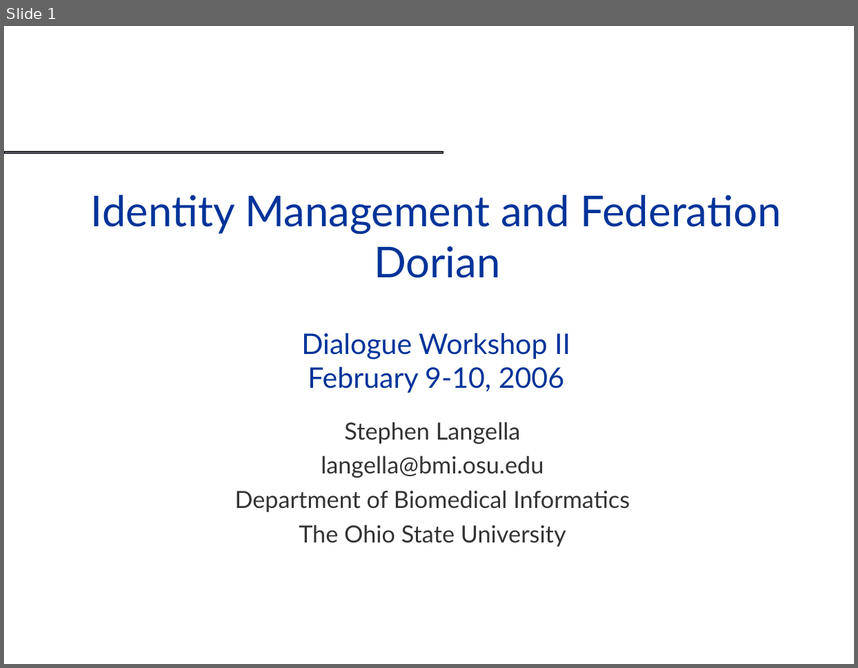
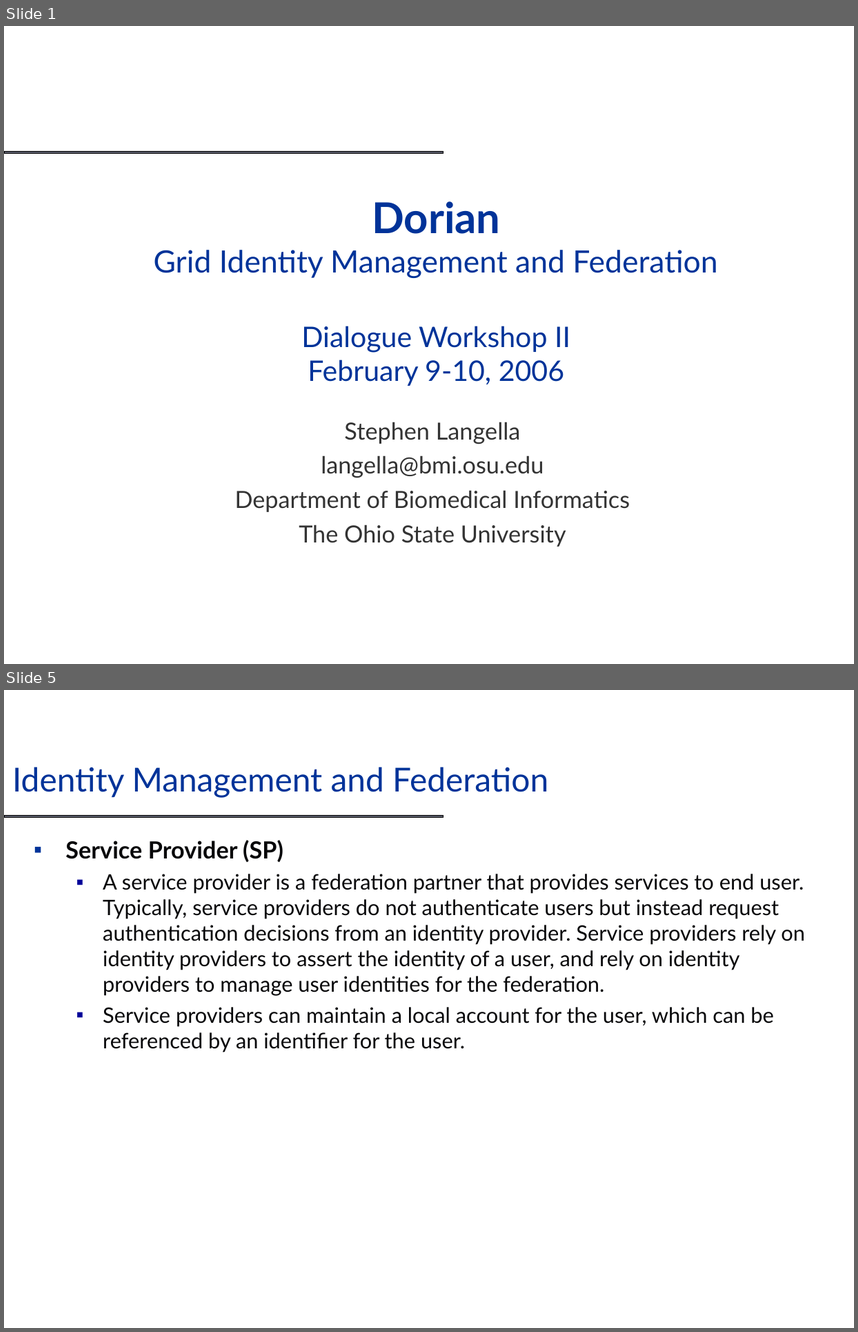
Before and after one commit to NCIP/cagrid-docs, a slide deck: presentations/dorian/Dorian_DIALOGUE2.ppt. Shown one above the other, each under a label of ours: slide 1 before the commit, slides 1 and 5 after it; the slides between them are not shown. The pictures are 858x668 and 858x1332 pixels, drawn with LibreOffice and Linux fonts; fonts in the diff are those of the drawing; background and template pictures are left out. Boxes give left, top, right and bottom in pixels: in the first picture for what was removed or moved away, otherwise in the second. Text is boxed around its words. In the diff, an @@ line names an element or a change of style, - is before the commit and + after.

```diff
--- a/presentations/dorian/Dorian_DIALOGUE2.ppt
+++ b/presentations/dorian/Dorian_DIALOGUE2.ppt
@@ slide 5 added at [4, 690, 854, 1328], background #FFFFFF; not listed: 1 template element that a slide beside it also shows @@
@@ title added at [12, 767, 548, 798], 28 pt, text #003399 @@
+Identity Management and Federation
@@ text added at [65, 840, 805, 1052], 18 pt, text #070709 @@
+▪ Service Provider (SP)
+  ▪ A service provider is a federation partner that provides services to end user. Typically, service providers do not authenticate users but instead request authentication decisions from an identity provider. Service providers rely on identity providers to assert the identity of a user, and rely on identity providers to manage user identities for the federation.
+  ▪ Service providers can maintain a local account for the user, which can be referenced by an identifier for the user.
@@ slide 1 changed as well @@
@@ title at [154, 201, 717, 385]: text changed; size 36 to 26 pt @@
-Identity Management and Federation
-Dorian
-Dialogue Workshop II
-February 9-10, 2006
+Dorian
+Grid Identity Management and Federation
+Dialogue Workshop II
+February 9-10, 2006
```
Also in this commit, not shown: 7 other slides added, 1 slide removed, 2 other files.
